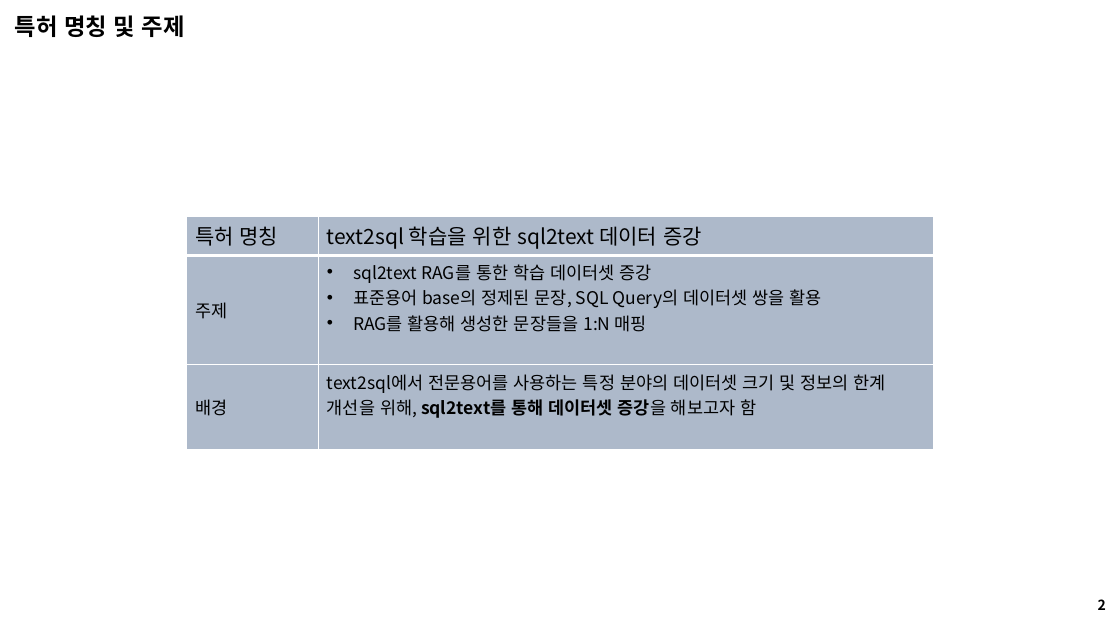
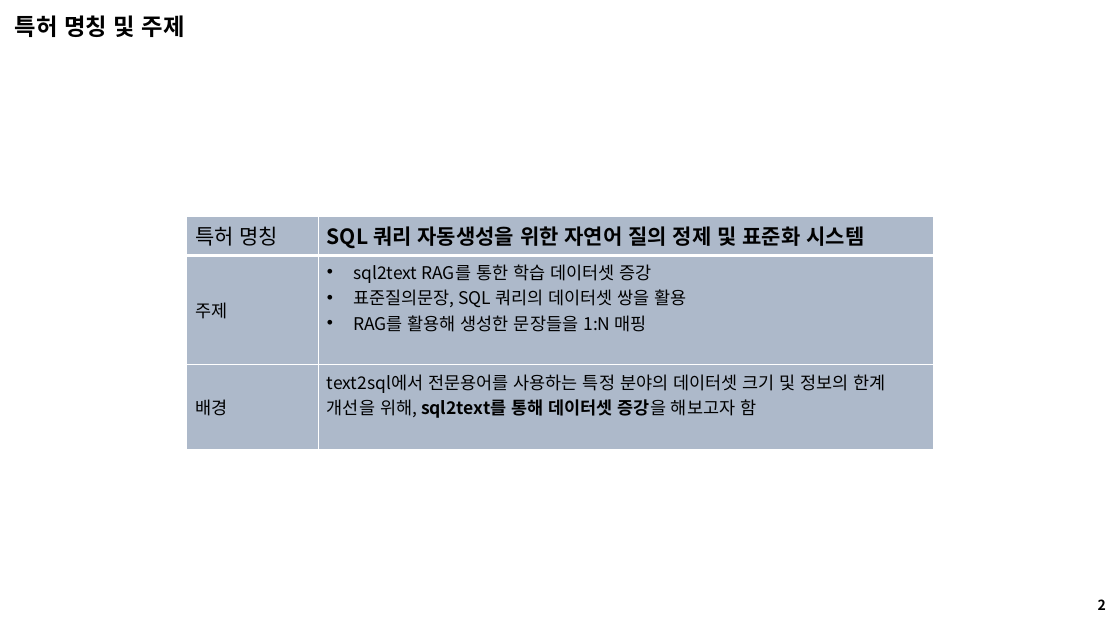
Before and after one commit to seungdeng/DELab, a slide deck: slide 2 of PPT/DSLab_이승건_특허.pptx. Drawn at 1120x630 pixels with LibreOffice and Linux fonts; fonts in the diff are those of the drawing. Boxes give left, top, right and bottom in pixels: in the first picture for what was removed or moved away, otherwise in the second. Text is boxed around its words. In the diff, an @@ line names an element or a change of style, - is before the commit and + after.

Commit message:
update PPT

```diff
--- a/PPT/DSLab_이승건_특허.pptx
+++ b/PPT/DSLab_이승건_특허.pptx
@@ table at [187,217,933,422] @@
-row 1, column 2: text2sql 학습을 위한 sql2text 데이터 증강
+row 1, column 2: SQL 쿼리 자동생성을 위한 자연어 질의 정제 및 표준화 시스템
-row 2, column 2: sql2text RAG를 통한 학습 데이터셋 증강 / 표준용어 base의 정제된 문장, SQL Query의 데이터셋 쌍을 활용 / RAG를 활용해 생성한 문장들을 1:N 매핑
+row 2, column 2: sql2text RAG를 통한 학습 데이터셋 증강 / 표준질의문장, SQL 쿼리의 데이터셋 쌍을 활용 / RAG를 활용해 생성한 문장들을 1:N 매핑
```
Also in this commit, not shown: 4 other slides changed, 2 slides added, 2 other files.
